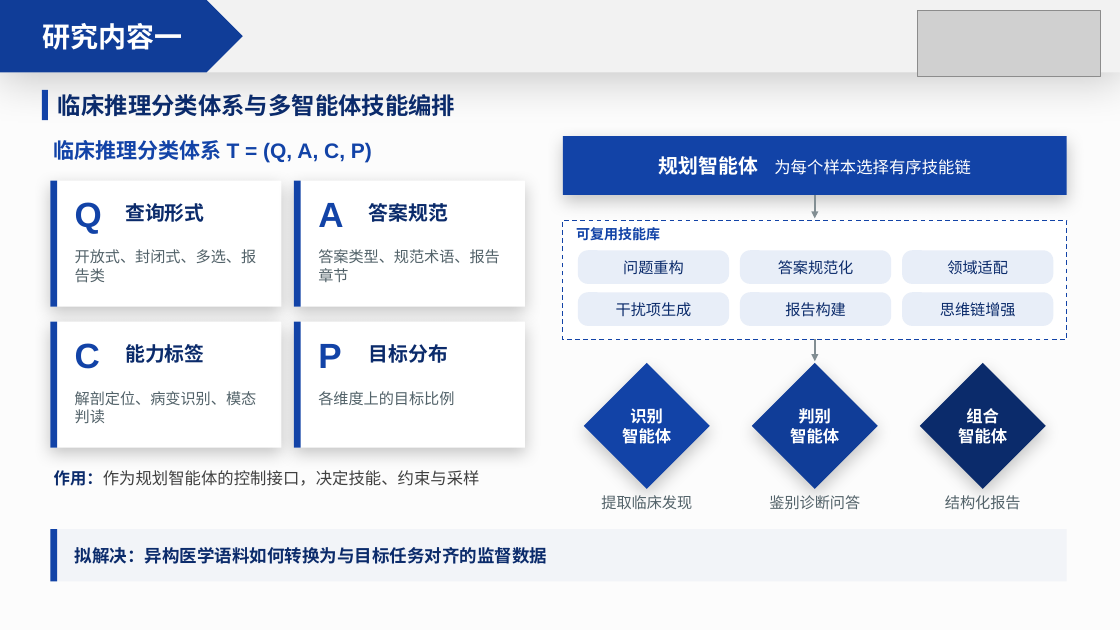
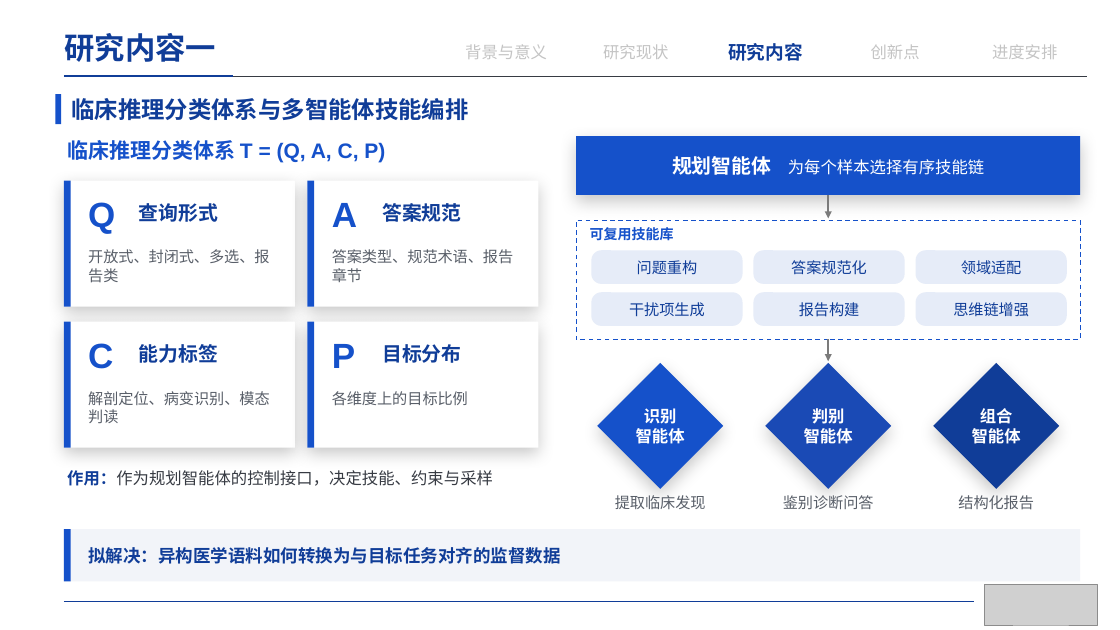
Before and after one commit to irving-2222/Graduation-Thesis, a slide deck: slide 14 of 开题答辩.pptx. Drawn at 1120x630 pixels with LibreOffice and Linux fonts; fonts in the diff are those of the drawing; grey boxes stand for pictures. Boxes give left, top, right and bottom in pixels: in the first picture for what was removed or moved away, otherwise in the second. Text is boxed around its words. In the diff, an @@ line names an element or a change of style, - is before the commit and + after.

```diff
--- a/开题答辩.pptx
+++ b/开题答辩.pptx
@@ rectangle removed at [0, 0, 1120, 630] @@
@@ rectangle removed at [0, 0, 1120, 72] @@
@@ text "研究内容一": place and size @@
-text "研究内容一" at [0, 0, 243, 72]
+text "研究内容一" at [65, 33, 217, 62]
@@ text "研究内容一" at [65, 33, 217, 62]: size 24 to 26 pt, text colour #FFFFFF to #103D98; alignment centre to left; line spacing 1 to 0.9; vertical alignment middle to top; fill #103D98 to none @@
@@ text added at [465, 44, 547, 59], 14 pt, text #C4C4C4 @@
+背景与意义
@@ text added at [603, 44, 668, 59], 14 pt, text #C4C4C4 @@
+研究现状
@@ text added at [728, 43, 802, 61], 16 pt, text #103D98, bold @@
+研究内容
@@ text added at [871, 45, 920, 59], 14 pt, text #C4C4C4 @@
+创新点
@@ text added at [992, 44, 1057, 59], 14 pt, text #C4C4C4 @@
+进度安排
@@ line added from (64, 76) to (1088, 76), #373B43 0.5 pt @@
@@ line added from (64, 76) to (233, 76), #103D98 1.75 pt @@
@@ text colour #0B2B6B to #103D98 in 6 elements at [88, 547, 560, 564], [139, 203, 218, 222], [382, 203, 461, 222], [139, 344, 218, 363], [382, 344, 461, 363], [71, 98, 468, 120] @@
@@ text "临床推理分类体系与多智能体技能编排": place and size @@
-text "临床推理分类体系与多智能体技能编排" at [58, 94, 455, 116]
+text "临床推理分类体系与多智能体技能编排" at [71, 98, 468, 120]
@@ fill #1243A7 to #1551CA in 8 elements at [576, 136, 1081, 195], [597, 363, 723, 489], [64, 181, 71, 307], [308, 181, 314, 307], [64, 322, 71, 448], [308, 322, 314, 448], [64, 529, 71, 581], [55, 94, 61, 124] @@
@@ rectangle: place and size @@
-rectangle at [42, 90, 48, 120]
+rectangle at [55, 94, 61, 124]
@@ arrow (828, 195) - (828, 218): stroke #828E93 2 pt to #7B7B7B 2 pt @@
@@ rectangle at [576, 220, 1081, 339]: outline #1243A7 1 pt dashed to #1551CA 1 pt dashed @@
@@ text colour #1243A7 to #1551CA in 6 elements at [67, 140, 385, 163], [88, 202, 115, 234], [332, 203, 357, 227], [88, 343, 113, 369], [332, 344, 355, 368], [590, 227, 674, 240] @@
@@ text colour #0B2B6B to #103D98; fill #E8EEF8 to #E6ECF8 in 6 elements at [592, 250, 743, 284], [754, 250, 905, 284], [916, 250, 1067, 284], [592, 292, 743, 326], [754, 292, 905, 326], [916, 292, 1067, 326] @@
@@ arrow (828, 339) - (828, 361): stroke #828E93 2 pt to #7B7B7B 2 pt @@
@@ diamond "判别" at [765, 363, 891, 489]: fill #103D98 to #1A4AB5 @@
@@ diamond "组合" at [933, 363, 1060, 489]: fill #0B2B6B to #103D98 @@
@@ text "作用：作为规划智能体的控制接口，决定技能、约束与采样" at [67, 470, 493, 486]: text colour #0B2B6B to #103D98, text colour #404040 to #373B43 in "作用：作为规划智能体的控制接口，决定技能、约束与采样" @@
@@ text colour #526269 to #595F69 in 7 elements at [88, 249, 269, 283], [332, 249, 514, 282], [88, 391, 270, 423], [332, 391, 468, 406], [615, 495, 706, 509], [783, 495, 874, 509], [958, 495, 1034, 510] @@
@@ 19 texts, 12 rectangles, 6 rounded rectangles, 3 diamonds, 2 arrows: place and size @@
-19 texts, 12 rectangles, 6 rounded rectangles, 3 diamonds, 2 arrows at [50, 136, 1067, 581]
+19 texts, 12 rectangles, 6 rounded rectangles, 3 diamonds, 2 arrows at [64, 136, 1081, 581]
@@ rectangle at [64, 529, 1081, 581]: fill #F2F4F8 to #F2F4F9 @@
@@ picture: place and size @@
-picture at [918, 10, 1101, 76]
+picture at [985, 584, 1097, 625]
@@ line added from (64, 602) to (974, 602), #103D98 0.5 pt @@
```
Also in this commit, not shown: 18 other slides changed, 3 slides added, 3 slides removed.
